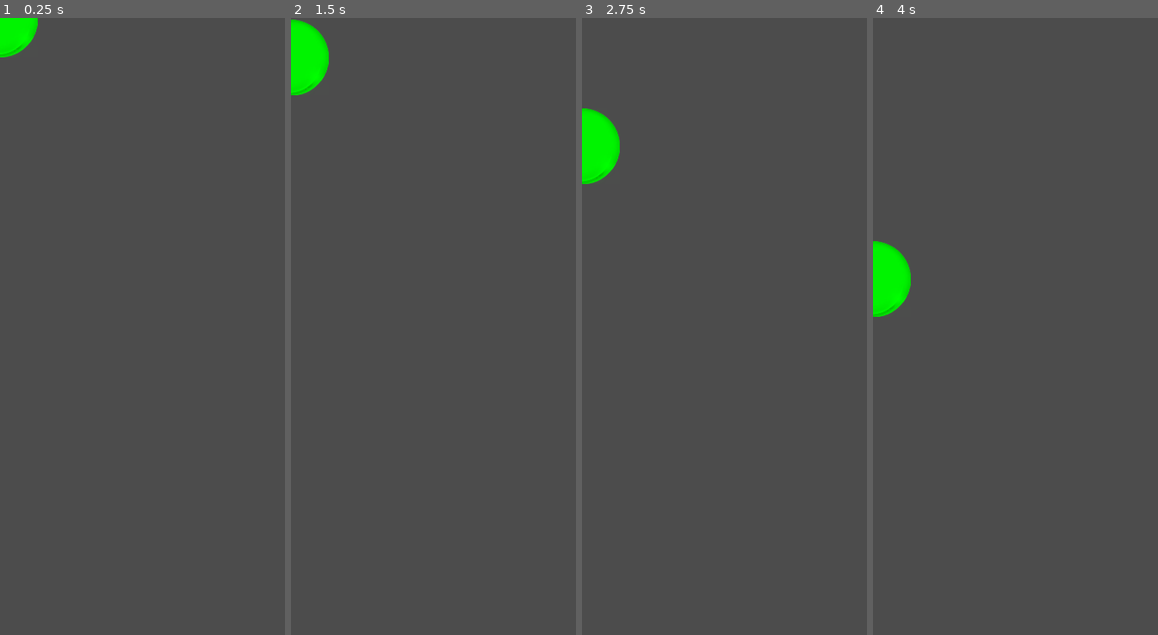
Above: before the commit, frames 1-4 (left to right).
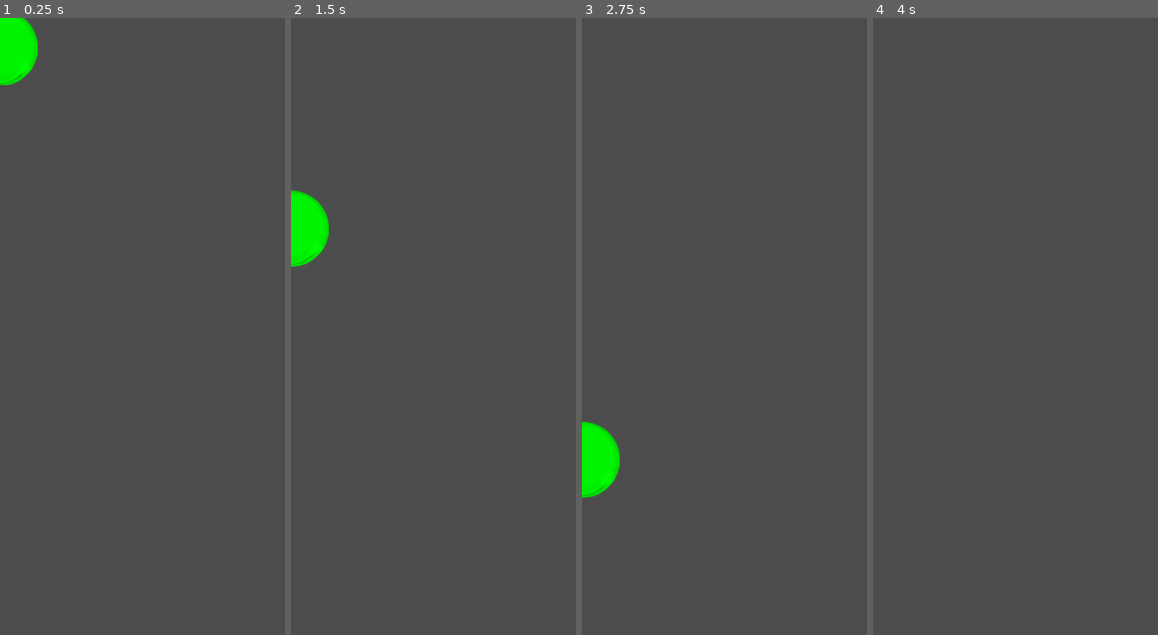
Above: after the commit, the same moments.

Repository: GGJ2024Team/GGJ2025Bubble
Game: Godot game, scene res://Bubble.tscn
The game is run twice, just before and just after one commit, with the same random seed, the same clock (stepped at 60 frames per second) and the same inputs. This scene is started directly instead of the project's main scene. Sound files missing from this copy of the repository are replaced by a short silence.
Inputs:
- Up to frame 1 (0.25 s): no input
- Up to frame 2 (1.5 s): hold D (move_right) 0.53-1.28 s; tap Q (gen_bubble) at 0.6, 1.35 s; hold A (move_left) from 1.28 s (still down)
- Up to frame 3 (2.75 s): release A (move_left) at 2.03 s; hold D (move_right) from 2.03 s (still down); tap Q (gen_bubble) at 2.1 s
- Up to frame 4 (4 s): tap Q (gen_bubble) at 2.85, 3.6 s; release D (move_right) at 3.53 s; hold A (move_left) from 3.53 s (still down)

The runs differ from the first frame. In frame 1, 0.7% of the frame differs, in the area x 0-14%, y 0-11%; in frame 2, 2.6%, in the area x 0-14%, y 0-41%; in frame 3, 2.6%; in frame 4, 1.3%.
Error before the commit: Invalid get index 'wind_dir' (on base: 'Viewport'). (res://Bubble.gd:113)

Commit message:
Revert "Merge branch 'dev' of https://github.com/GGJ2024Team/GGJ2025Bubble into dev"
This reverts commit 618e6dceace100e64d167fc90c18cc195a6a4685, reversing
changes made to e349c0b0189e93edda721ec67eb368e53f1cf371.

Diff:
--- a/Bubble.gd
+++ b/Bubble.gd
@@ -63,7 +63,7 @@
     else:
         speed = 5
         direction = Vector2(0, 1)
-    self.position += direction*speed + get_wind()
+    self.position += direction*speed
 
 func _integrate_forces(state):
     # 检测和处理挤压效果
@@ -107,7 +107,3 @@
     audio_player.stream = bubble_sound
     audio_player.play()
     audio_player.connect("finished", audio_player, "queue_free")  # 播放结束后自动释放播放器
-
-func get_wind():
-    var parent = get_parent()
-    return parent.wind_dir*parent.wind_speed
--- a/Game.gd
+++ b/Game.gd
@@ -2,12 +2,8 @@
 
 var game_started = false
 var score = 0
-var wind_dir = Vector2.ZERO
-var wind_speed = 0
-
 onready var score_label = $UI/HUD/ColorRect/Score
 onready var http_request = $HTTPRequest
-onready var wind_timer = $WindTimer
 
 signal return_to_main_menu
 signal game_restart
@@ -15,7 +11,6 @@
 func _ready():
     connect("return_to_main_menu", get_parent(), "load_main_menu")
     connect("game_restart", get_parent(), "load_game")
-    start_random_timer()
 
 func update_score(score_chg):
     score += score_chg
@@ -53,26 +48,3 @@
 
 func on_restart():
     emit_signal("game_restart")
-
-func wind():
-    var wind_gust = load("res://WindGust.tscn")
-    add_child(wind_gust)
-
-func start_random_timer():
-    var random_time = randi()%3 + 1
-    wind_timer.wait_time = random_time
-    wind_timer.start()
-
-func random_wind():
-    print("random wind")
-    if randi()%100 <= 100:
-        wind_dir =  Vector2(rand_dir_num(), rand_dir_num())
-        wind_speed = randi()%3
-    print(wind_dir)
-
-func rand_dir_num():
-    return randi()%2 - 1
-
-func _on_WindTimer_timeout():
-    random_wind()
-    start_random_timer()
--- a/Game.tscn
+++ b/Game.tscn
@@ -37,7 +37,3 @@
 valign = 1
 
 [node name="HTTPRequest" type="HTTPRequest" parent="."]
-
-[node name="WindTimer" type="Timer" parent="."]
-
-[connection signal="timeout" from="WindTimer" to="." method="_on_WindTimer_timeout"]
